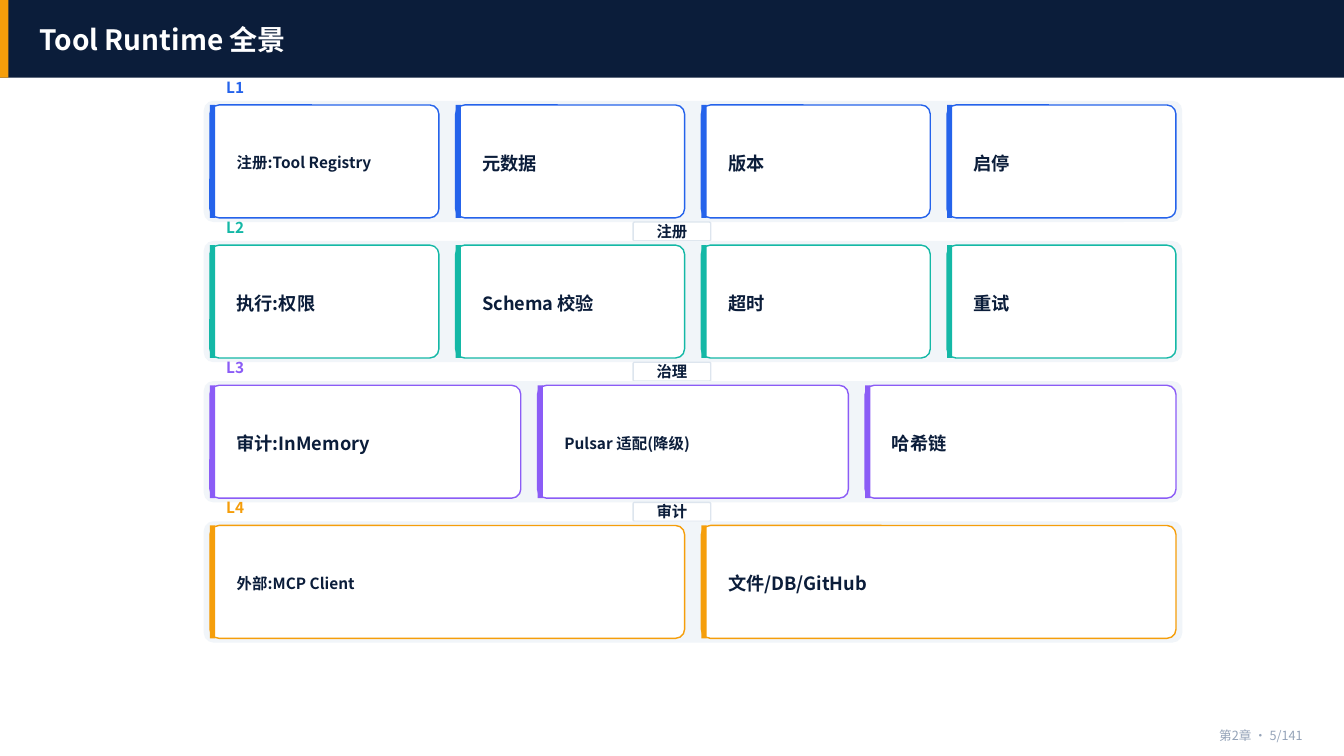
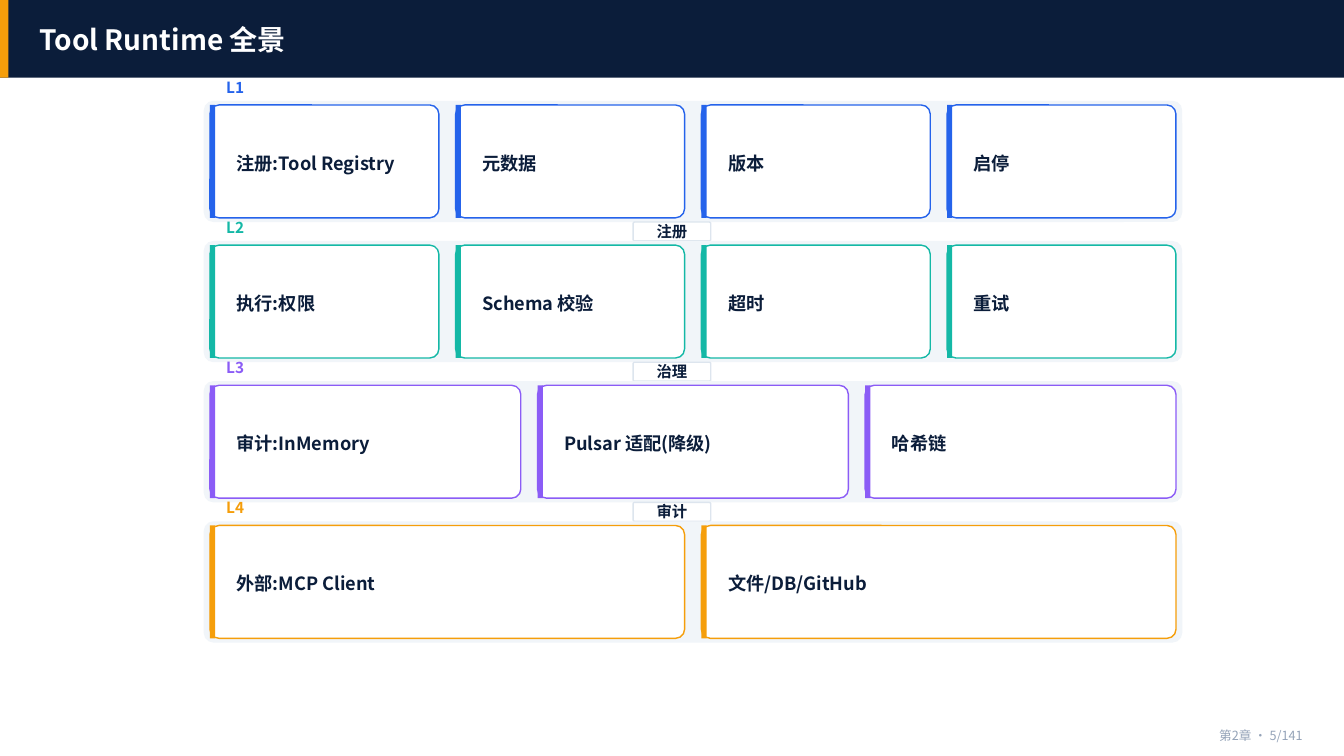
Before and after one commit to tianqiongenze/ai-agent-bootcamp-course, a slide deck: slide 5 of 03-课件PPT/第2章-Function Calling.pptx. Drawn at 1344x756 pixels with LibreOffice and Linux fonts; fonts in the diff are those of the drawing. Boxes give left, top, right and bottom in pixels: in the first picture for what was removed or moved away, otherwise in the second. Text is boxed around its words. In the diff, an @@ line names an element or a change of style, - is before the commit and + after.

```diff
--- a/03-课件PPT/第2章-Function Calling.pptx
+++ b/03-课件PPT/第2章-Function Calling.pptx
@@ size 11 to 13 pt in 3 elements at (x1=237, y1=154, x2=395, y2=175), (x1=564, y1=434, x2=711, y2=454), (x1=237, y1=574, x2=375, y2=592) @@
```
Also in this commit, not shown: 5 other slides changed, 37 other files.
